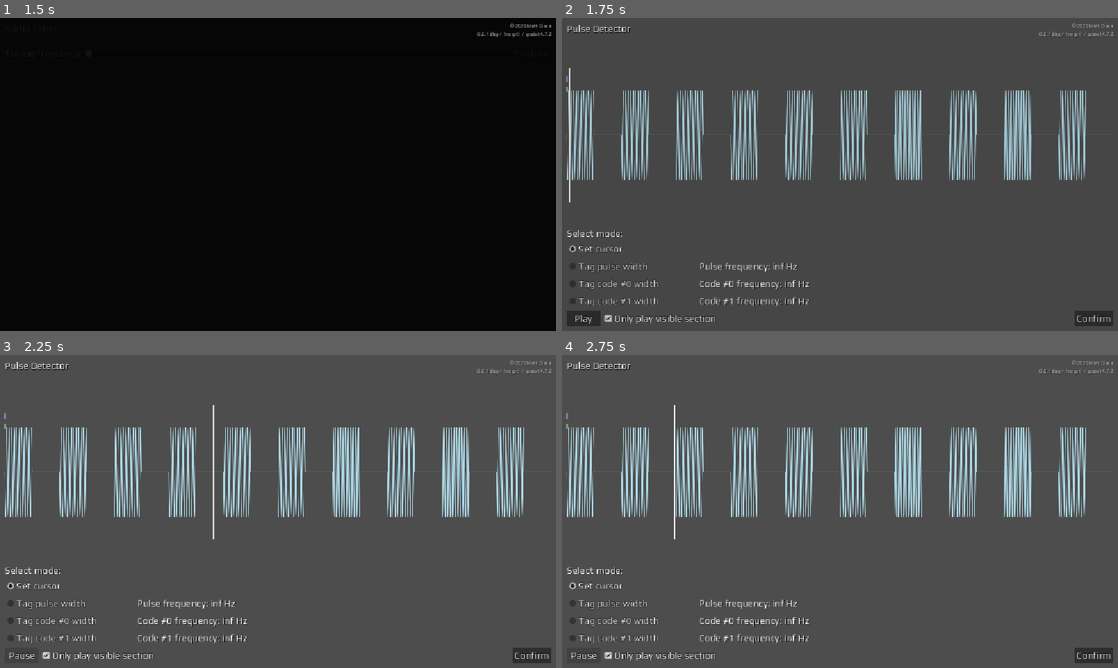
Above: before the commit, frames 1-4 (two rows, left to right).
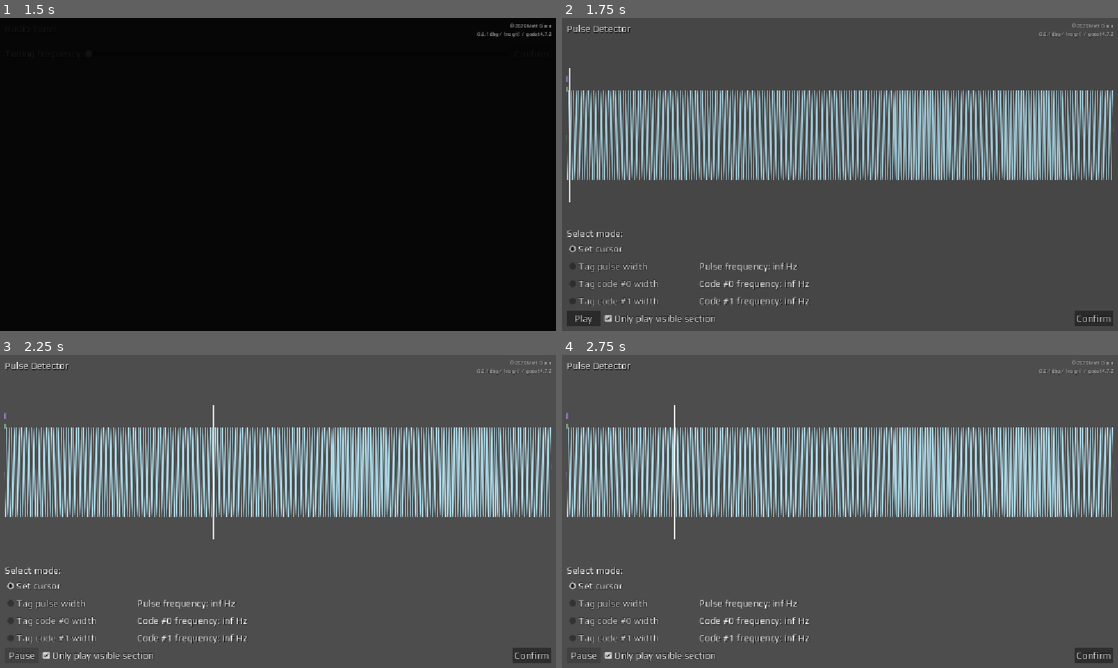
Above: after the commit, the same moments.

Repository: mgiuca/message-game
Game: Godot game, scene res://scenes/main.tscn
The game is run twice, just before and just after one commit, with the same random seed, the same clock (stepped at 60 frames per second) and the same inputs.
Inputs:
- Up to frame 1 (1.5 s): click "Start Game" at 0.5 s; click "Confirm" at 1.25 s
- Up to frame 2 (1.75 s): no input
- Up to frame 3 (2.25 s): click "Play" at 2 s
- Up to frame 4 (2.75 s): no input

Frame 1 is identical in both runs. In frame 2, 8.5% of the frame differs, in the area x 5-100%, y 23-52%; in frame 3, 8.5%; in frame 4, 8.5%.

Commit message:
Change duty cycle to 1.0. Much easier to see what's going on.

Diff:
--- a/scenes/pulse_generator.gd
+++ b/scenes/pulse_generator.gd
@@ -13,7 +13,7 @@
 ## Length of each pulse (s). This includes both the active and gap period.
 const PULSE_LENGTH : float = 0.05
 ## Percentage of the pulse that is active.
-const DUTY_CYCLE : float = 0.5
+const DUTY_CYCLE : float = 1.0
 ## Total amplitude (0-1) where 1.0 means full blast values.
 const AMPLITUDE : float = 0.5
 ## Frequency (Hz) of the zero pulse.
